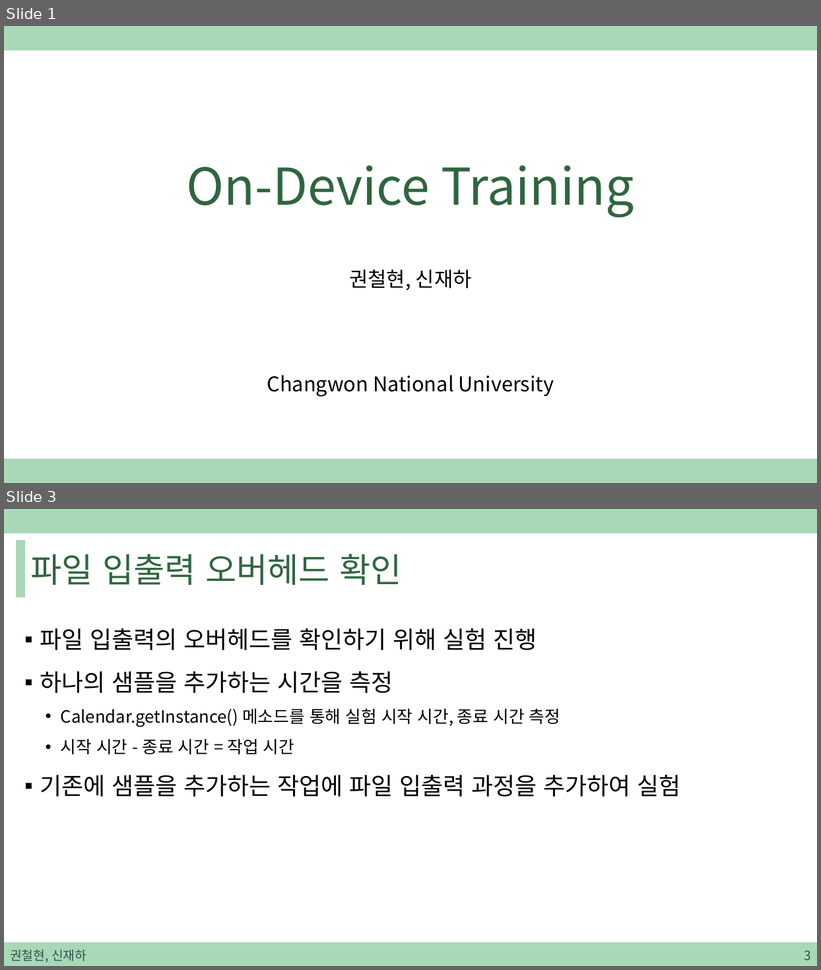
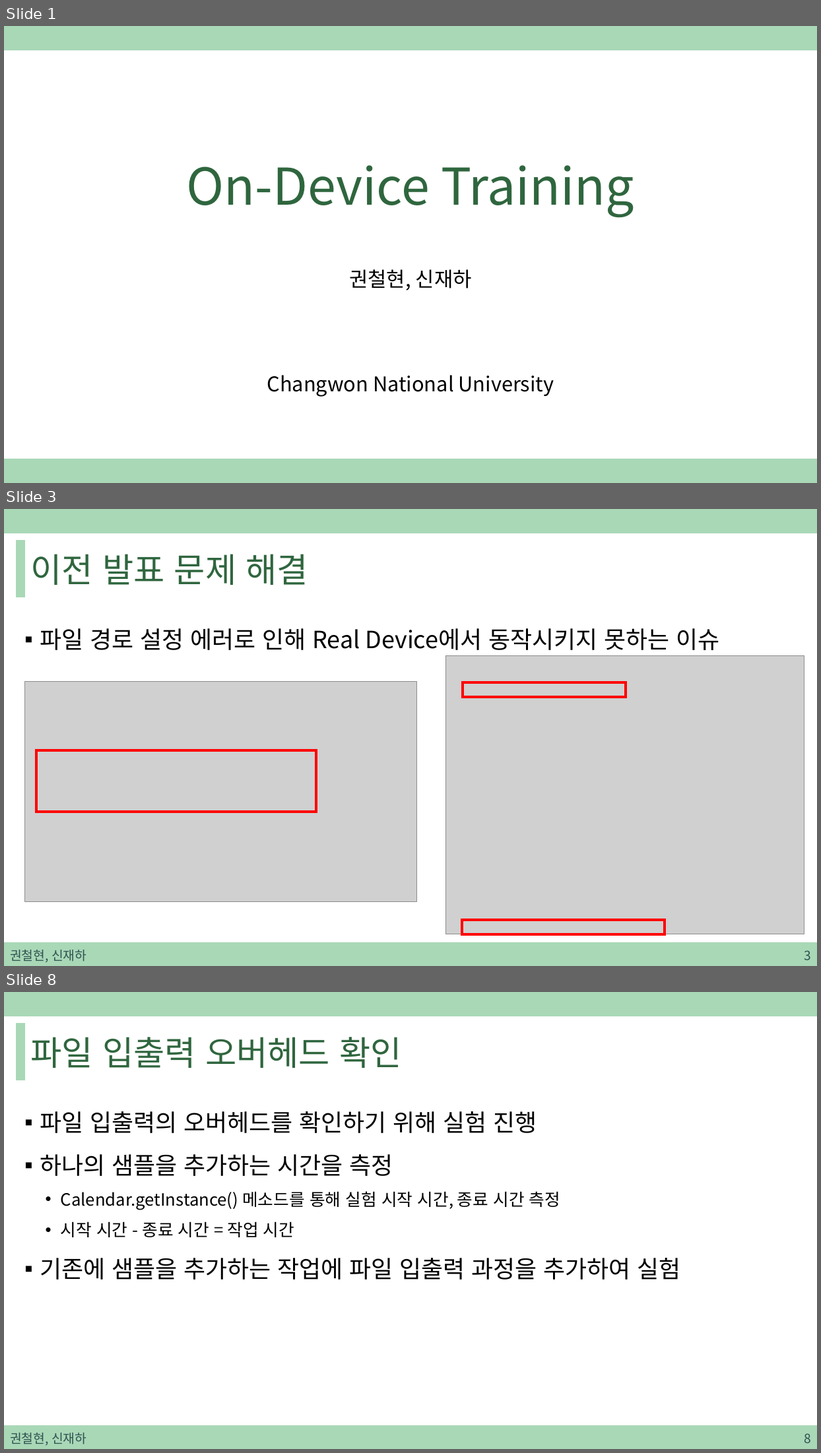
Before and after one commit to sjh4287/capston, a slide deck: 2022.02.11/권철현,신재하.pptx. Shown one above the other, each under a label of ours: slides 1 and 3 before the commit, slides 1, 3 and 8 after it; the slides between them are not shown. The pictures are 821x970 and 821x1453 pixels, drawn with LibreOffice and Linux fonts; fonts in the diff are those of the drawing; grey boxes stand for pictures. Boxes give left, top, right and bottom in pixels: in the first picture for what was removed or moved away, otherwise in the second. Text is boxed around its words. In the diff, an @@ line names an element or a change of style, - is before the commit and + after.

```diff
--- a/2022.02.11/권철현,신재하.pptx
+++ b/2022.02.11/권철현,신재하.pptx
@@ slide 3 added at [4, 509, 817, 966], background #FFFFFF; not listed: 3 template elements that a slide beside it also shows @@
@@ title added at [31, 554, 308, 585], 40 pt, text #2F663E @@
+이전 발표 문제 해결
@@ text added at [40, 628, 719, 650], 28 pt, text #000000 @@
+▪ 파일 경로 설정 에러로 인해 Real Device에서 동작시키지 못하는 이슈
@@ picture added at [446, 656, 805, 935] @@
@@ picture added at [24, 682, 417, 902] @@
@@ rectangle added at [463, 682, 626, 697], outline #FF0000 3 pt @@
@@ rectangle added at [36, 751, 316, 812], outline #FF0000 3 pt @@
@@ rectangle added at [462, 920, 665, 935], outline #FF0000 3 pt @@
@@ text added at [10, 950, 86, 963], 15 pt, text #305250 @@
+권철현, 신재하
@@ page number added at [804, 951, 811, 960], 15 pt, text #305250 @@
+3
@@ what was slide 3 is now slide 8 @@
@@ page number at [804, 1434, 811, 1443]: text changed @@
-3
+8
```
Also in this commit, not shown: 3 slides changed, 4 other slides added.
